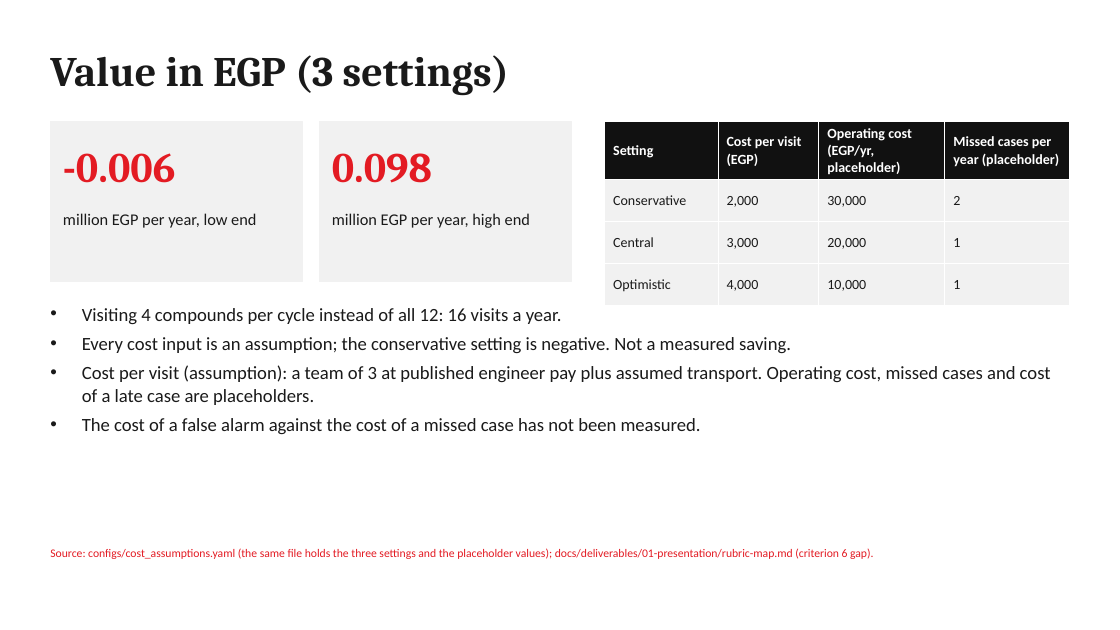
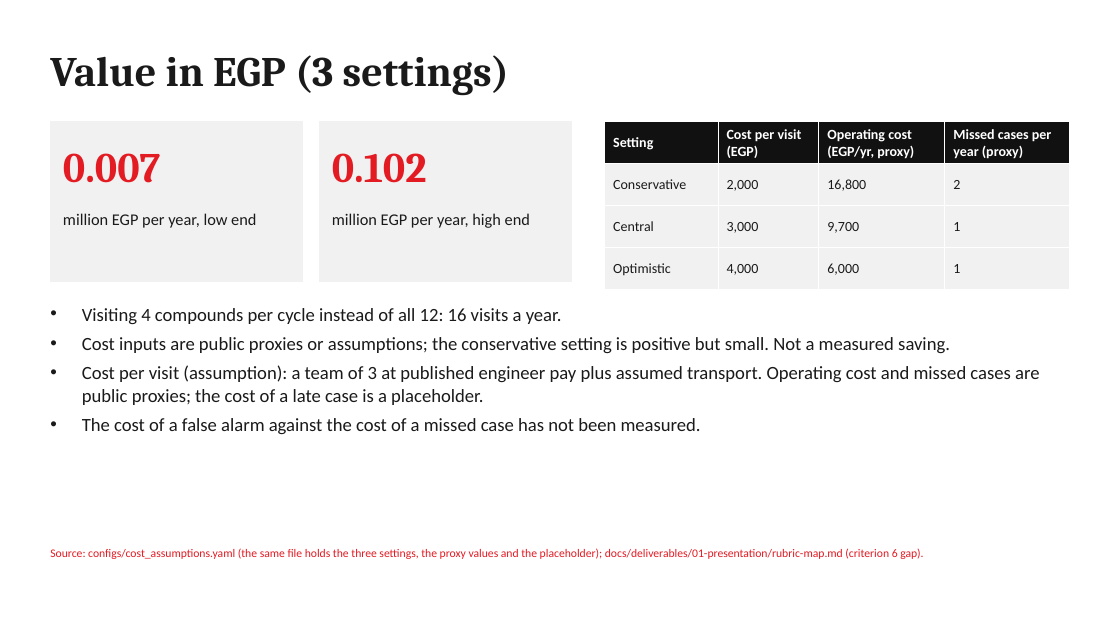
Before and after one commit to elsayedelmandoh/spaceeye-geoai, a slide deck: slide 11 of docs/deliverables/01-presentation/presentation.pptx. Drawn at 1120x630 pixels with LibreOffice and Linux fonts; fonts in the diff are those of the drawing. Boxes give left, top, right and bottom in pixels: in the first picture for what was removed or moved away, otherwise in the second. Text is boxed around its words. In the diff, an @@ line names an element or a change of style, - is before the commit and + after.

Commit message:
docs: public cost proxies for operating cost and missed cases; new EGP range (T-SA-03)

```diff
--- a/docs/deliverables/01-presentation/presentation.pptx
+++ b/docs/deliverables/01-presentation/presentation.pptx
@@ table at [605, 122, 1070, 280] @@
-row 1, column 3: Operating cost (EGP/yr, placeholder)
+row 1, column 3: Operating cost (EGP/yr, proxy)
-row 1, column 4: Missed cases per year (placeholder)
+row 1, column 4: Missed cases per year (proxy)
-row 2, column 3: 30,000
+row 2, column 3: 16,800
-row 3, column 3: 20,000
+row 3, column 3: 9,700
-row 4, column 3: 10,000
+row 4, column 3: 6,000
@@ text at [63, 153, 160, 183]: text changed @@
--0.006
+0.007
@@ text at [332, 153, 427, 183]: text changed @@
-0.098
+0.102
@@ text at [82, 337, 1039, 405]: text changed @@
-• Every cost input is an assumption; the conservative setting is negative. Not a measured saving.
-• Cost per visit (assumption): a team of 3 at published engineer pay plus assumed transport. Operating cost, missed cases and cost of a late case are placeholders.
+• Cost inputs are public proxies or assumptions; the conservative setting is positive but small. Not a measured saving.
+• Cost per visit (assumption): a team of 3 at published engineer pay plus assumed transport. Operating cost and missed cases are public proxies; the cost of a late case is a placeholder.
@@ text at [50, 548, 923, 559]: text changed @@
-Source: configs/cost_assumptions.yaml (the same file holds the three settings and the placeholder values); docs/deliverables/01-presentation/rubric-map.md (criterion 6 gap).
+Source: configs/cost_assumptions.yaml (the same file holds the three settings, the proxy values and the placeholder); docs/deliverables/01-presentation/rubric-map.md (criterion 6 gap).
```
Also in this commit, not shown: 13 other files.
